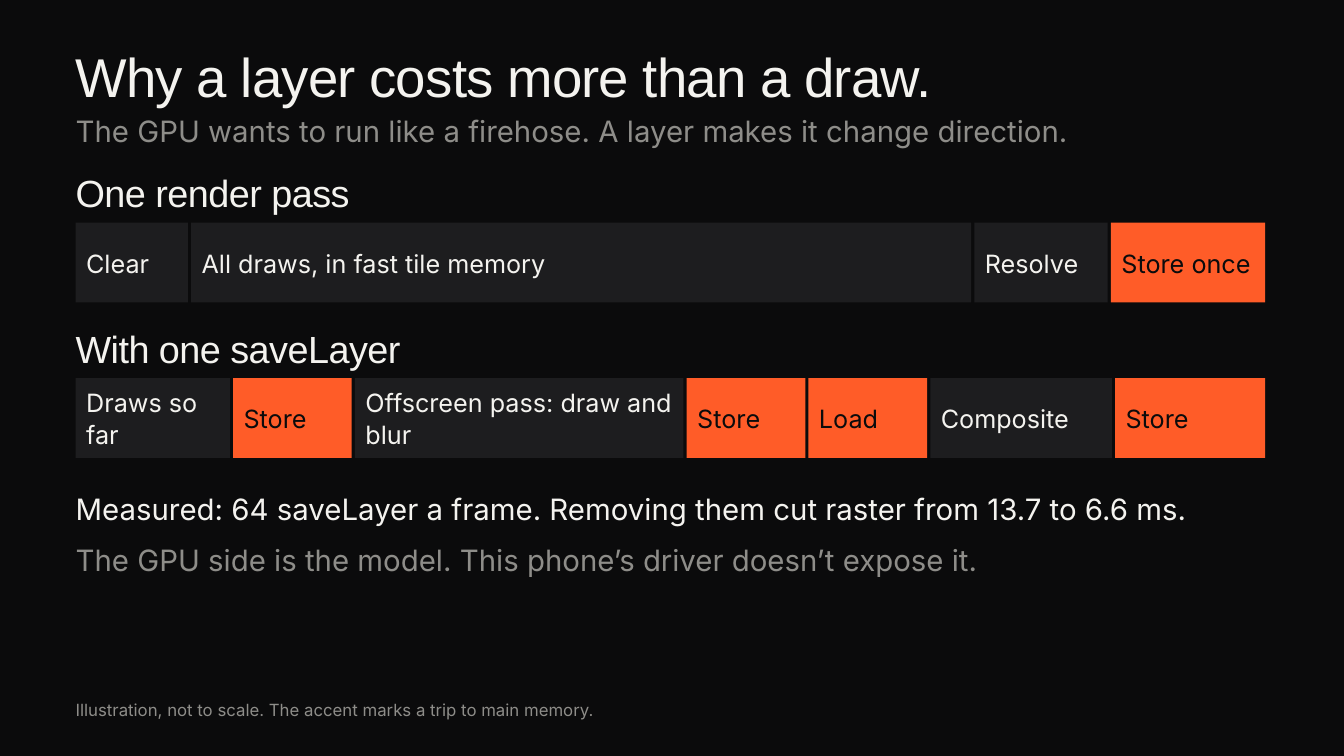
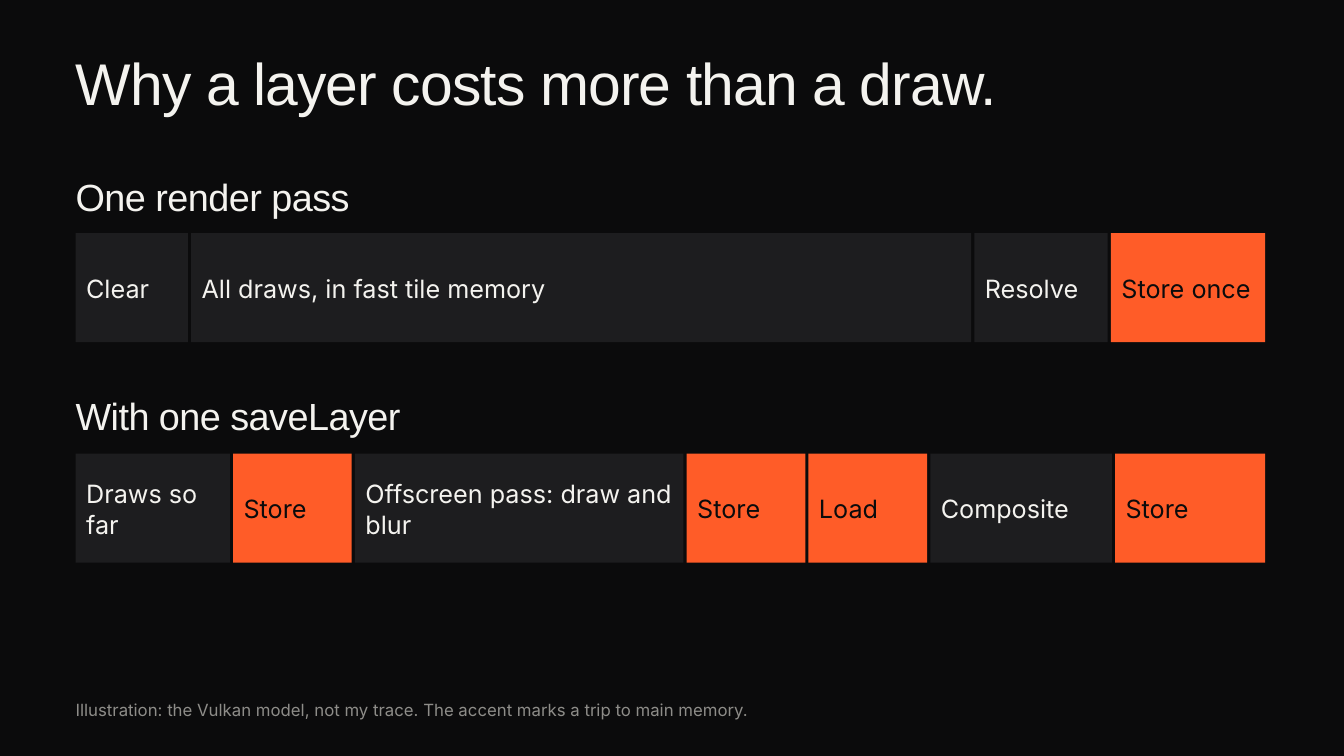
Before and after one commit to cm-collins/fluttercon-demo-app, a slide deck: slide 16 of docs/talk/slides/beyond-skia-dark.pptx (slide 14 before the commit). Drawn at 1344x756 pixels with LibreOffice and Linux fonts; fonts in the diff are those of the drawing; background and template pictures are left out. Boxes give left, top, right and bottom in pixels: in the first picture for what was removed or moved away, otherwise in the second. Text is boxed around its words. In the diff, an @@ line names an element or a change of style, - is before the commit and + after.

```diff
--- a/docs/talk/slides/beyond-skia-dark.pptx
+++ b/docs/talk/slides/beyond-skia-dark.pptx
@@ title "Why a layer costs more ..." at [76, 62, 997, 116]: size 39 to 42 pt @@
@@ text removed at [76, 119, 1068, 149] @@
-The GPU wants to run like a firehose. A layer makes it change direction.
@@ text "One render pass": place and size @@
-text "One render pass" at [76, 179, 349, 215]
+text "One render pass" at [76, 183, 349, 219]
@@ rectangle "Clear": place and size @@
-rectangle "Clear" at [76, 223, 188, 302]
+rectangle "Clear" at [76, 233, 188, 342]
@@ rectangle "All draws, in fast tile ...": place and size @@
-rectangle "All draws, in fast tile ..." at [192, 223, 972, 302]
+rectangle "All draws, in fast tile ..." at [192, 233, 972, 342]
@@ rectangle "Resolve": place and size @@
-rectangle "Resolve" at [975, 223, 1108, 302]
+rectangle "Resolve" at [975, 233, 1108, 342]
@@ rectangle "Store once": place and size @@
-rectangle "Store once" at [1111, 223, 1265, 302]
+rectangle "Store once" at [1111, 233, 1265, 342]
@@ text "With one saveLayer": place and size @@
-text "With one saveLayer" at [76, 335, 400, 370]
+text "With one saveLayer" at [76, 402, 400, 437]
@@ rectangle "Draws so far": place and size @@
-rectangle "Draws so far" at [76, 378, 230, 458]
+rectangle "Draws so far" at [76, 454, 230, 563]
@@ rectangle "Store": place and size @@
-rectangle "Store" at [233, 378, 352, 458]
+rectangle "Store" at [233, 454, 352, 563]
@@ rectangle "Offscreen pass: draw and blur": place and size @@
-rectangle "Offscreen pass: draw and blur" at [355, 378, 684, 458]
+rectangle "Offscreen pass: draw and blur" at [355, 454, 684, 563]
@@ rectangle "Store": place and size @@
-rectangle "Store" at [687, 378, 806, 458]
+rectangle "Store" at [687, 454, 806, 563]
@@ rectangle "Load": place and size @@
-rectangle "Load" at [809, 378, 928, 458]
+rectangle "Load" at [809, 454, 928, 563]
@@ rectangle "Composite": place and size @@
-rectangle "Composite" at [931, 378, 1112, 458]
+rectangle "Composite" at [931, 454, 1112, 563]
@@ rectangle "Store": place and size @@
-rectangle "Store" at [1115, 378, 1265, 458]
+rectangle "Store" at [1115, 454, 1265, 563]
@@ text removed at [76, 497, 1186, 527] @@
-Measured: 64 saveLayer a frame. Removing them cut raster from 13.7 to 6.6 ms.
@@ text removed at [76, 549, 977, 577] @@
-The GPU side is the model. This phone’s driver doesn’t expose it.
@@ text at [76, 703, 747, 720]: text changed @@
-Illustration, not to scale. The accent marks a trip to main memory.
+Illustration: the Vulkan model, not my trace. The accent marks a trip to main memory.
```
Also in this commit, not shown: 21 other slides changed, 9 slides added, 5 slides removed, 23 other files.
